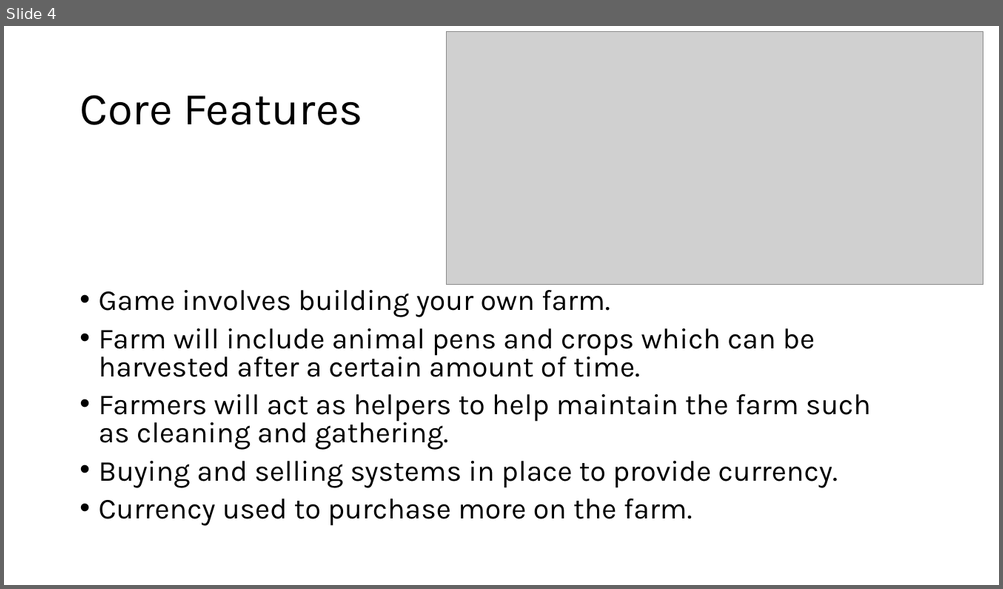
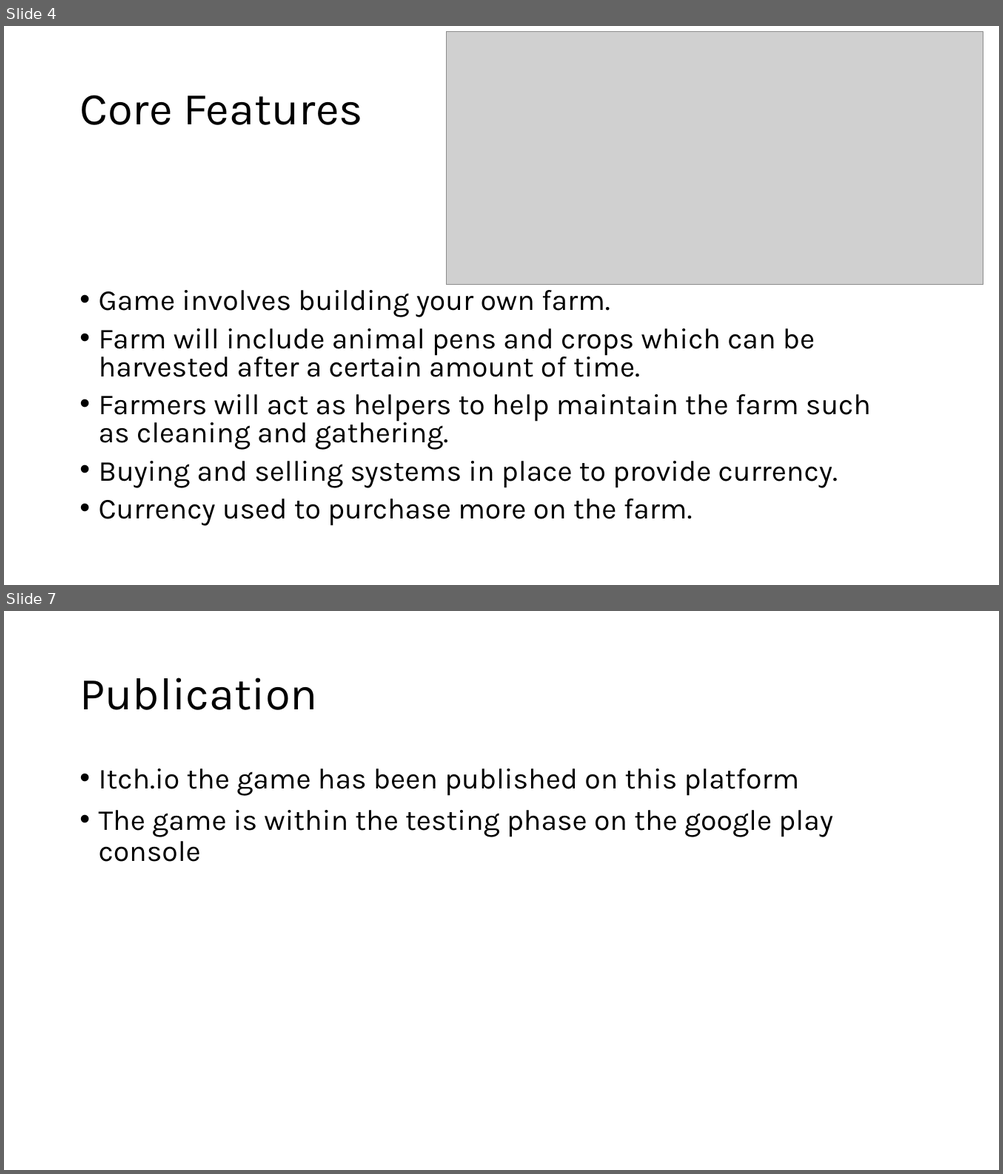
Before and after one commit to bar-nzie/MobileGameDevelopment, a slide deck: Mobile Game Development Presentation.pptx. Shown one above the other, each under a label of ours: slide 4 before the commit, slides 4 and 7 after it; the slides between them are not shown. The pictures are 1003x589 and 1003x1174 pixels, drawn with LibreOffice and Linux fonts; fonts in the diff are those of the drawing; grey boxes stand for pictures. Boxes give left, top, right and bottom in pixels: in the first picture for what was removed or moved away, otherwise in the second. Text is boxed around its words. In the diff, an @@ line names an element or a change of style, - is before the commit and + after.

```diff
--- a/Mobile Game Development Presentation.pptx
+++ b/Mobile Game Development Presentation.pptx
@@ slide 7 added at bbox=[4, 611, 999, 1170], background #FFFFFF @@
@@ title added at bbox=[79, 678, 317, 710], 44 pt, text #000000 @@
+Publication
@@ text added at bbox=[99, 769, 833, 862], 28 pt, text #000000 @@
+• Itch.io the game has been published on this platform
+• The game is within the testing phase on the google play console
```
Also in this commit, not shown: 2 other slides added, 2 slides removed, 8 other files.
